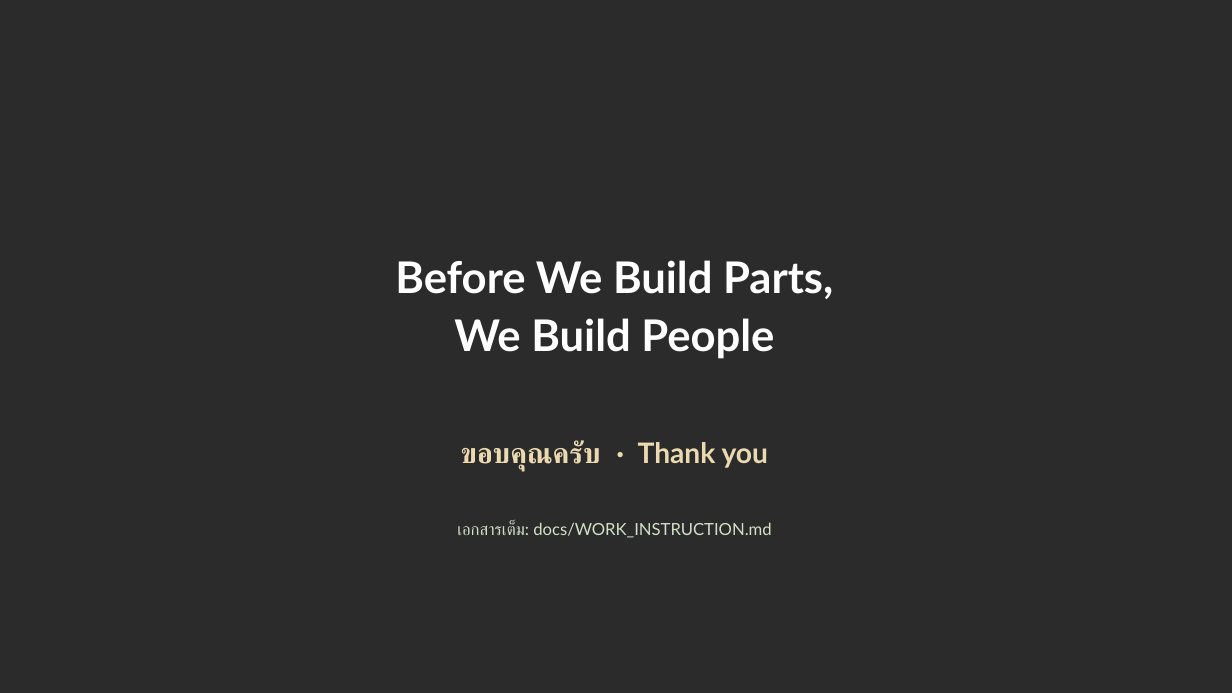
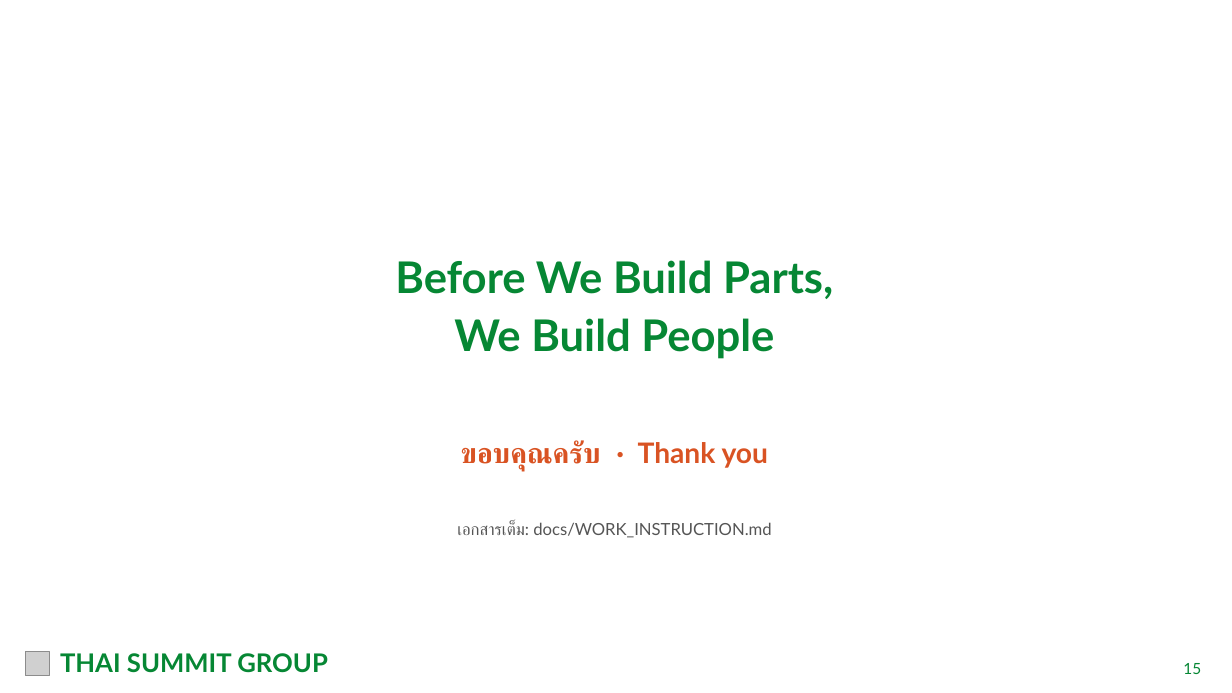
Before and after one commit to tsat4pd3-sketch/4Mmanagement, a slide deck: slide 15 of docs/ESM_Work_Instruction_TSG.pptx. Drawn at 1232x693 pixels with LibreOffice and Linux fonts; fonts in the diff are those of the drawing; grey boxes stand for pictures; background and template pictures are left out; a plain dark background stands for a picture behind light text. Boxes give left, top, right and bottom in pixels: in the first picture for what was removed or moved away, otherwise in the second. Text is boxed around its words. In the diff, an @@ line names an element or a change of style, - is before the commit and + after.

```diff
--- a/docs/ESM_Work_Instruction_TSG.pptx
+++ b/docs/ESM_Work_Instruction_TSG.pptx
@@ background picture (left out) to #FFFFFF @@
@@ text "Before We Build Parts," at (395,260,833,359): text colour #FFFFFF to #068734 @@
@@ text "ขอบคุณครับ · Thank you" at (461,441,769,471): text colour #EBD9B0 to #D95323 @@
@@ text "เอกสารเต็ม: docs/WORK_INSTRUCTION.md" at (457,522,771,538): text colour #CFE0C8 to #555555 @@
@@ picture added at (25,652,49,676) @@
@@ text added at (60,653,328,673), 20 pt, text #068734, bold @@
+THAI SUMMIT GROUP
@@ text added at (1183,663,1201,674), 12 pt, text #068734 @@
+15
```
Also in this commit, not shown: 14 other slides changed, 21 other files.
